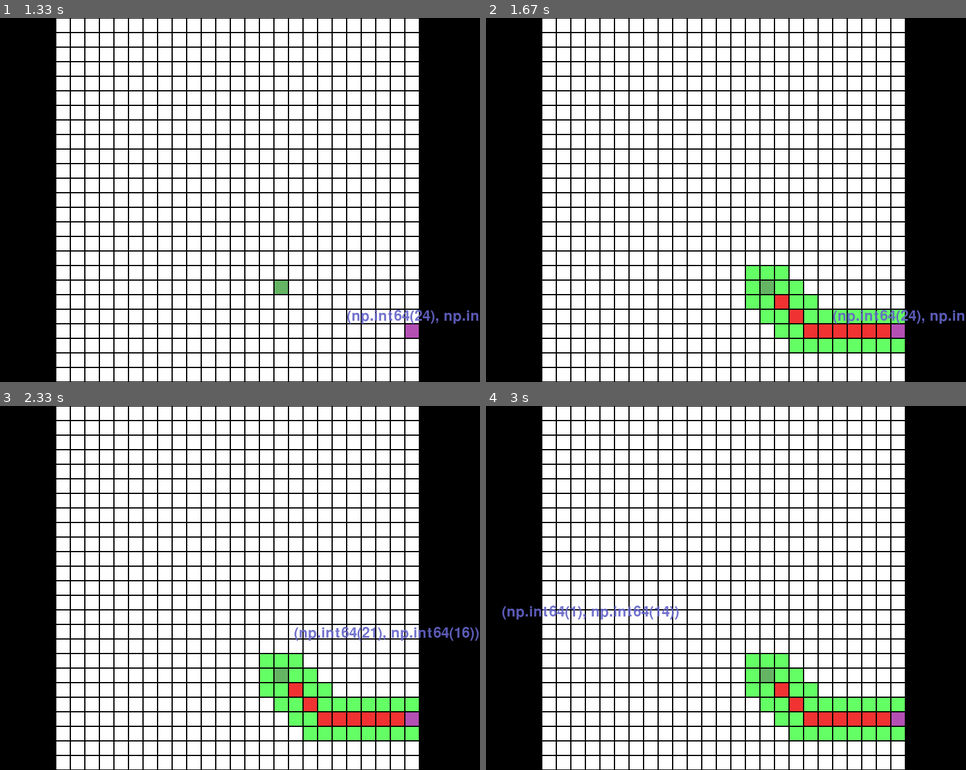
Above: before the commit, frames 1-4 (two rows, left to right).
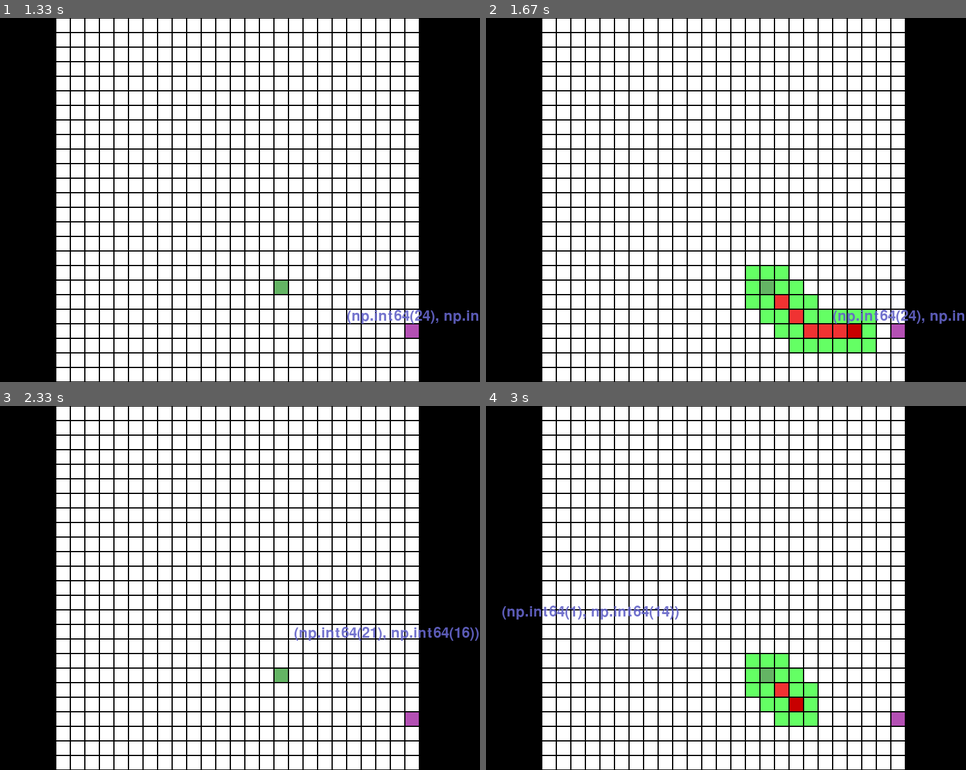
Above: after the commit, the same moments.

Repository: NatYoungren/pygame_pathfinding
Game: pygame game, started from main.py
Two runs of this game, one before a commit and one after it. Both use one fixed random seed, a clock stepped at 60 frames per second and the inputs below.
Inputs (mouse positions are in pixels of both pictures, inside the frame that each line leads up to):
- Up to frame 1 (1.33 s): tap Space at 0.33 s; click (283, 280) at 0.72 s; click (412, 327) at 1.05 s
- Up to frame 2 (1.67 s): tap Space at 1.33 s
- Up to frame 3 (2.33 s): tap Y at 1.73, 2.03, 2.23 s; click (244, 624) at 1.75 s; click (364, 646) at 2.25 s
- Up to frame 4 (3 s): click (894, 682) at 2.55 s; click (567, 624) at 2.88 s

Frame 1 is identical in both runs. In frame 2, 0.7% of the frame differs, in the area x 75-88%, y 80-92%; in frame 3, 3.8%, in the area x 54-88%, y 68-92%; in frame 4, 2.1%.

Commit message:
Changed steps_per_frame to a constant

Diff:
--- a/main.py
+++ b/main.py
@@ -17,6 +17,7 @@
 
 # 5. Press 'r' to reset the simulation, or escape to quit.
 #       (Additional controls are listed below)
+
 
 # # # # # # # # # # # # # # # # # # # # # # # # # # # # # #
 #                   # ALL CONTROLS: #                     #
@@ -66,22 +67,21 @@
                 'resetting': True,          # Reset pathfinding flag
 
                 'temp_portal': None,        # Temp var to store portal start position during portal creation
-
-                'steps_per_frame': 0        # Maximum steps per frame update (if < 1, no limit)
                 }
 
 # CONTROL VARS
-STEPS_PER_SECOND = 1000
+STEPS_PER_SECOND = 20       # Number of steps per second (if manual control is disabled)
+STEPS_PER_FRAME = 0         # Maximum steps per frame update (if < 1, no limit)
 
 # PATHFINDING VARS
-GRID_W, GRID_H = 25, 25
-DEFAULT_COST = 1
+GRID_W, GRID_H = 25, 25     # Grid size
+DEFAULT_COST = 1            # Default cost of cells
 
 # TESTING VARS
 HEURISTIC_MODE_TEST_ARGS = ['standard', 'store_all', 'store_none', 'naive']
 
 # DISPLAY VARS
-SQUARE_CELLS = True
+SQUARE_CELLS = True         # If true, cells will always be square
 
 # DISPLAY CONSTANTS
 CELL_W, CELL_H = dv.SCREEN_W / GRID_W, dv.SCREEN_H / GRID_H
@@ -89,7 +89,7 @@
 ORIGIN_X = (dv.SCREEN_W - CELL_W * GRID_W) / 2
 ORIGIN_Y = (dv.SCREEN_H - CELL_H * GRID_H) / 2
 
-PORTAL_COLORS = []
+PORTAL_COLORS = [] # Used to store randomly generated portal colors
 def add_portal_color():
     PORTAL_COLORS.append(list(np.random.random(size=3) * 256)) # Randomly generate a color for the portal
 
@@ -97,12 +97,6 @@
 def main():
     # Var to store the current pathfinding simulation
     sim = None
-
-    # # Portal runtime testing:     # TODO: Clean up testing implementation, make random board generator (maze generator? game of life?)
-    # sim.start_pos = (0, 0)
-    # sim.end_pos = (GRID_W-1, GRID_H-1)
-    # for i in range(1, GRID_W-2):
-    #     sim.portals[(i, i)] = (i+1, i+1)
 
     # Initialize pygame window
     pg.init()
@@ -191,7 +185,7 @@
 
         # If searching, and manual control is disabled, step the simulation on a timer
         elif event.type == pg.USEREVENT+1:
-            if not 0 < STATE_DICT['steps_per_frame'] <= step_count:
+            if not 0 < STEPS_PER_FRAME <= step_count:
                 if not sim.finished and not STATE_DICT['manual_control'] and STATE_DICT['searching']:
                     _ = sim.step()
                     step_count += 1
@@ -282,7 +276,7 @@
 
                 # If manual control is enabled, step the simulation
                 if STATE_DICT['manual_control'] and not sim.finished:
-                    if not 0 < STATE_DICT['steps_per_frame'] <= step_count:
+                    if not 0 < STEPS_PER_FRAME <= step_count:
                         _ = sim.step()
                         step_count += 1
 
@@ -341,6 +335,14 @@
 
 
 def draw_state(surf, sim):
+    """ Draw the current state of the pathfinding simulation to the given surface.
+        Renders the contents of each cell, minimizing draw calls.
+        Portals are drawn as paired triangles, with direction indicating entrance/exit.
+
+    Args:
+        surf (pygame.Surface): Surface to draw to (presumably the screen).
+        sim (A_Star_Portals): Simulation from which to get state information.
+    """
     surf.fill(dv.BG_COLOR) # Used for grid lines between cells and empty border space.
 
     # This loop is optimized to reduce the number of draw calls to 1 per cell. (Excepting portals)
